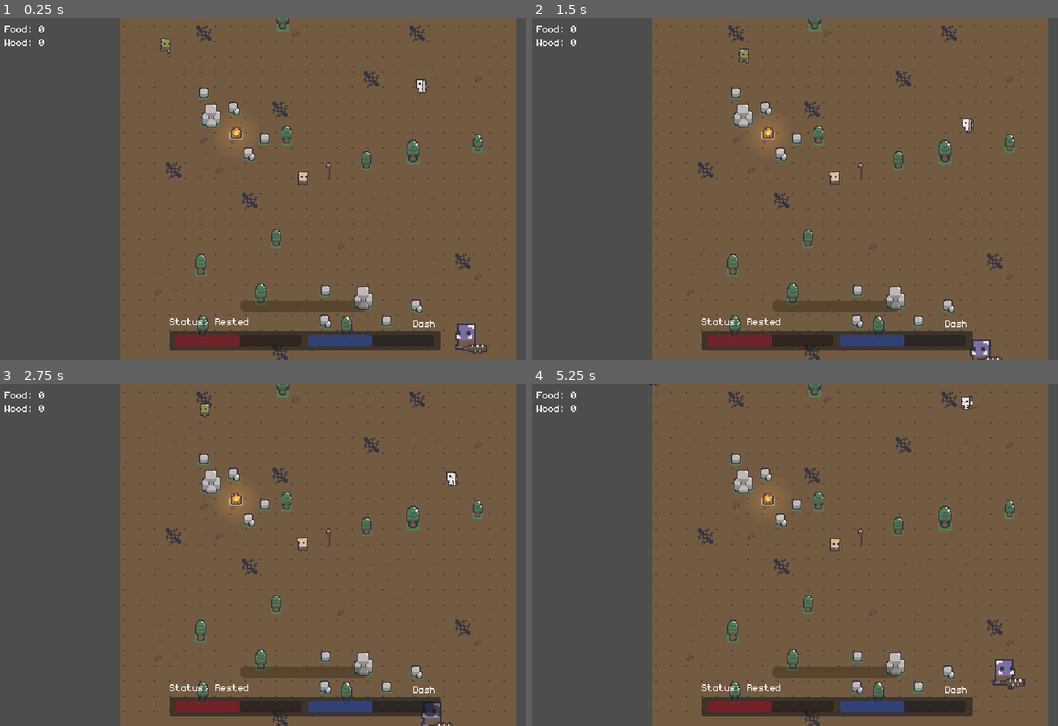
Above: before the commit, frames 1-4 (two rows, left to right).
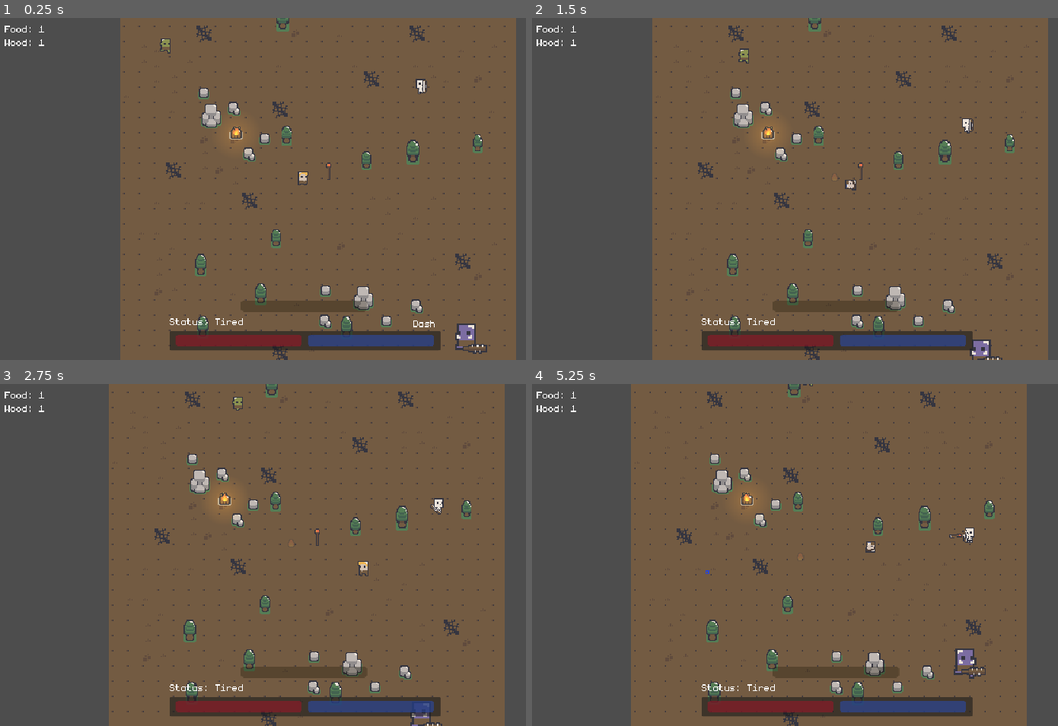
Above: after the commit, the same moments.

Repository: qmarsala/DeliciousDungeon
Game: Godot game, scene res://scenes/debug.tscn
Two runs of this game, one before a commit and one after it. Both use one fixed random seed, a clock stepped at 60 frames per second and the inputs below. This scene is started directly instead of the project's main scene.
Inputs (mouse positions are in pixels of both pictures, inside the frame that each line leads up to):
- Up to frame 1 (0.25 s): no input
- Up to frame 2 (1.5 s): move the mouse to (805, 257) at 0.52 s; tap Q (basic_attack) at 0.6 s; move the mouse to (1015, 240) at 1.27 s; right-click (1015, 240) at 1.35 s
- Up to frame 3 (2.75 s): move the mouse to (120, 503) at 2.02 s; tap W (heavy_attack) at 2.1 s
- Up to frame 4 (5.25 s): move the mouse to (863, 555) at 2.77 s; tap E (interact) at 2.85 s; move the mouse to (742, 469) at 3.52 s; press the mouse at (742, 469) at 3.53 s; move the mouse to (968, 537) at 4.27 s; release the mouse at (968, 537) at 4.28 s; tap Q (basic_attack) at 4.35 s; move the mouse to (710, 572) at 5.02 s; hold Right mouse button (dash) from 5.03 s (still down)

The runs differ from the first frame. In frame 1, 0.8% of the frame differs, in the area x 7-83%, y 2-96%; in frame 2, 1.0%; in frame 3, 11%; in frame 4, 15%, in the area x 7-99%, y 0-100%.
Error before the commit: Parse Error: Could not find type "Weapon" in the current scope. (res://assets/scripts/player/player.gd:82)
Error after the commit: Invalid call. Nonexistent function 'is_dead' in base 'Nil'. (res://assets/scripts/player/magic_attack.gd:47)

Commit message:
poc moving ability to weapon instead of on player

Diff:
--- /dev/null
+++ b/src/assets/scripts/items/weapon.gd
@@ -0,0 +1,9 @@
+class_name Weapon
+extends Node2D
+
+var player: Player
+
+func init(p: Player):
+	for a in $Abilities.get_children():
+		if a is MagicAttack: #todo: ability contract
+			a.init(p)
--- a/src/assets/scripts/player/magic_attack.gd
+++ b/src/assets/scripts/player/magic_attack.gd
@@ -1,16 +1,16 @@
 extends Node
 class_name MagicAttack
 
-signal attack()
-signal attack_charge(value: float)
-
 #todo: could 'swap' spells from a spell book
 @export var spell_data: SpellData
-@export var player: Player # todo: not sure I like this, though it is like a component - maybe its ok?
 @onready var cooldown_timer: Timer = $CooldownTimer
 @onready var cast_timer: Timer = $CastTimer
 
 var is_on_cooldown = false
+var player: Player # todo: not sure I like this, though it is like a component - maybe its ok?
+
+func init(p: Player):
+	player = p
 
 func _unhandled_input(event: InputEvent) -> void:
 	if event.is_action_pressed(spell_data.attack_action) and not is_on_cooldown:
@@ -19,16 +19,20 @@
 		cooldown_timer.start(spell_data.cooldown + spell_data.cast_time)
 
 func _process(delta: float) -> void:
+	if player == null: return
 	if not player.weapon_equipped:
 		$MagicAttackIndicator.hide()
 	else:
 		$MagicAttackIndicator.show()
 		$MagicAttackIndicator.global_position = get_magic_attack_location()
+	if !cast_timer.is_stopped():
+		SignalBusService.AttackCharge.emit(cast_timer.time_left, spell_data.cast_time)
 
 func cast_at_location(target_location):
 	#todo: show cast timer
-	var spell_instance = spell_data.spell.instantiate() as Spell
+	var spell_instance = spell_data.spell.instantiate()
 	spell_instance.global_position = target_location
+	spell_instance.init(spell_data.damage)
 	#todo: how to play this at a spot? seems to get weird when inside our non node2d
 	# maybe sound service can handle that? also only needed if we want things to react
 	# to sound with a listener
--- a/src/assets/scripts/player/player.gd
+++ b/src/assets/scripts/player/player.gd
@@ -19,8 +19,6 @@
 @onready var hand: Node2D = $Hand
 @onready var interaction_ray_cast: RayCast2D = $InteractionRayCast
 
-#todo: use 'pickup' to get a weapon that enables these attacks
-@onready var magic_attack: MagicAttack = $MagicAttack
 @onready var move_destination_indicator: Sprite2D = $MoveIndicator
 @onready var rest_timer: Timer = $RestTimer
 
@@ -46,7 +44,7 @@
 var is_hill: bool
 
 #temp:
-var weapon: Sprite2D
+var weapon: Weapon
 var weapon_equipped: bool
 
 func _ready() -> void:
@@ -79,10 +77,11 @@
 
 func pickup(item: Item):
 	print("picked up: " + item.name)
-	if item is Weapon:
+	if item is WeaponData: # don't love that we have weapon and weapon data, maybe that is normal?
 		var weaponScene = item.scene
-		var weaponInstance = weaponScene.instantiate() as Sprite2D
+		var weaponInstance = weaponScene.instantiate() as Weapon
 		weapon = weaponInstance
+		weapon.init(self)
 		weapon_equipped = true
 		hand.add_child.call_deferred(weaponInstance)
 	else:
--- a/src/assets/scripts/signal_bus.gd
+++ b/src/assets/scripts/signal_bus.gd
@@ -14,3 +14,6 @@
 signal EnemyDied(enemy_id: int)
 signal ActionPerformed(action_id: int)
 signal QuestCompleted(quest: Quest)
+
+#how do we want to communicate to the ui componens? signal bus?
+signal AttackCharge(time_left: float, total_time: float)
--- a/src/assets/scripts/ui/player_ui.gd
+++ b/src/assets/scripts/ui/player_ui.gd
@@ -13,19 +13,15 @@
 
 var dash_icon_hidden = false
 
+func _ready() -> void:
+	SignalBusService.AttackCharge.connect(update_charge_bar)
+
 func _process(delta: float) -> void:
 	update_health_bar(player.health)
 	update_hunger_bar(player.nutrition)
 	update_food_count(player.player_items[Enums.Items.Food])
 	update_wood_count(player.player_items[Enums.Items.Wood])
 	update_status_label(player.rest_is_cooldown)
-	# todo: need a better way to wire up the cast bar
-	# don't like going into the magic_attack.cast_timer
-	# probably want signals for this? so we don't need to check weapon equipped here?
-	if player.weapon_equipped and not player.magic_attack.cast_timer.is_stopped():
-		update_charge_bar(100 - (player.magic_attack.cast_timer.time_left/player.magic_attack.spell_data.cast_time) * 100)
-	else:
-		update_charge_bar(0)
 	if player.is_dash_cooldown:
 		dash_icon.hide()
 		dash_icon_hidden = true
@@ -60,9 +56,10 @@
 			status_text = "Starving"
 		status_label.text = "Status: " + status_text
 
-func update_charge_bar(charge):
+func update_charge_bar(time_left: float, total_time: float):
 	if charged_attack_bar:
-		if charge == 0:
+		var charge = 100 - (time_left / total_time) * 100
+		if charge <= 1 or charge >= 99:
 			charged_attack_bar.hide()
 		else:
 			charged_attack_bar.show()
--- a/src/scenes/items/staff_of_fire.tscn
+++ b/src/scenes/items/staff_of_fire.tscn
@@ -1,10 +1,41 @@
-[gd_scene load_steps=2 format=3 uid="uid://btrke7rn4blxm"]
+[gd_scene load_steps=7 format=3 uid="uid://btrke7rn4blxm"]
 
+[ext_resource type="Script" path="res://assets/scripts/items/weapon.gd" id="1_7dyo7"]
 [ext_resource type="Texture2D" uid="uid://cqyuvlxinqtqc" path="res://assets/sprites/dungeon/weapons_.png" id="1_hhwgu"]
+[ext_resource type="Script" path="res://assets/scripts/player/magic_attack.gd" id="2_j7ahm"]
+[ext_resource type="Resource" uid="uid://chw5576wg47v4" path="res://assets/data/conflagrate.tres" id="3_i3gh3"]
+[ext_resource type="AudioStream" uid="uid://ck2wkfdfp2hij" path="res://assets/audio/Explosion.wav" id="4_rcbxt"]
+[ext_resource type="Texture2D" uid="uid://cdk267i0i80jy" path="res://assets/sprites/dungeon/fire_.png" id="5_ew75c"]
 
-[node name="StaffOfFire" type="Sprite2D"]
+[node name="StaffOfFire" type="Node2D"]
+scale = Vector2(0.75, 0.75)
+script = ExtResource("1_7dyo7")
+
+[node name="Sprite2D" type="Sprite2D" parent="."]
 z_as_relative = false
-scale = Vector2(0.75, 0.75)
 texture = ExtResource("1_hhwgu")
 region_enabled = true
 region_rect = Rect2(2, 72, 8, 24)
+
+[node name="Abilities" type="Node" parent="."]
+
+[node name="MagicAttack" type="Node" parent="Abilities"]
+script = ExtResource("2_j7ahm")
+spell_data = ExtResource("3_i3gh3")
+
+[node name="CooldownTimer" type="Timer" parent="Abilities/MagicAttack"]
+
+[node name="CastTimer" type="Timer" parent="Abilities/MagicAttack"]
+
+[node name="PlayerSpellSound" type="AudioStreamPlayer" parent="Abilities/MagicAttack"]
+stream = ExtResource("4_rcbxt")
+volume_db = -15.0
+
+[node name="MagicAttackIndicator" type="Sprite2D" parent="Abilities/MagicAttack"]
+self_modulate = Color(1, 1, 1, 0.196078)
+texture = ExtResource("5_ew75c")
+region_enabled = true
+region_rect = Rect2(20, 19, 8, 9)
+
+[connection signal="timeout" from="Abilities/MagicAttack/CooldownTimer" to="Abilities/MagicAttack" method="_on_cooldown_timer_timeout"]
+[connection signal="timeout" from="Abilities/MagicAttack/CastTimer" to="Abilities/MagicAttack" method="_on_cast_timer_timeout"]
--- a/src/scenes/player.tscn
+++ b/src/scenes/player.tscn
@@ -1,21 +1,17 @@
-[gd_scene load_steps=47 format=3 uid="uid://y4ktplof8y3c"]
+[gd_scene load_steps=43 format=3 uid="uid://y4ktplof8y3c"]
 
 [ext_resource type="Texture2D" uid="uid://b3ehlqk2i520t" path="res://assets/sprites/dungeon/mHero_.png" id="1_0cxf1"]
 [ext_resource type="Script" path="res://assets/scripts/player/player.gd" id="1_511jo"]
 [ext_resource type="Texture2D" uid="uid://b7ktjn6ru0i4a" path="res://assets/sprites/playerSprites_ [version 1.0]/mPlayer_ [human].png" id="2_35top"]
-[ext_resource type="Script" path="res://assets/scripts/player/magic_attack.gd" id="2_tx3l7"]
 [ext_resource type="PackedScene" uid="uid://ydoamsvkvmjd" path="res://scenes/components/health_component.tscn" id="2_vxtdb"]
 [ext_resource type="PackedScene" uid="uid://ckf187c4wqwck" path="res://scenes/components/movement_component.tscn" id="3_fvtna"]
 [ext_resource type="Script" path="res://assets/scripts/player/player_states/player_state_machine.gd" id="4_qkuth"]
 [ext_resource type="PackedScene" uid="uid://c5oj53s80lw1c" path="res://scenes/components/hitbox.tscn" id="4_r4pyj"]
 [ext_resource type="Script" path="res://assets/scripts/player/player_states/player_idle_state.gd" id="5_xp3sm"]
 [ext_resource type="Script" path="res://assets/scripts/player/player_states/player_dash_state.gd" id="6_0evq3"]
-[ext_resource type="Resource" uid="uid://chw5576wg47v4" path="res://assets/data/conflagrate.tres" id="6_8gct0"]
 [ext_resource type="Script" path="res://assets/scripts/player/player_states/player_move_state.gd" id="7_bwmhs"]
-[ext_resource type="Texture2D" uid="uid://cdk267i0i80jy" path="res://assets/sprites/dungeon/fire_.png" id="7_kg3fl"]
 [ext_resource type="Script" path="res://assets/scripts/player/player_states/player_dead_state.gd" id="8_o8qu8"]
 [ext_resource type="Texture2D" uid="uid://bp0ujgfwrrxai" path="res://assets/sprites/camelot/merlin_.png" id="8_t1qvo"]
-[ext_resource type="AudioStream" uid="uid://ck2wkfdfp2hij" path="res://assets/audio/Explosion.wav" id="16_rsfy3"]
 [ext_resource type="AudioStream" uid="uid://dup3swn76q3oi" path="res://assets/audio/PlayerRest.wav" id="17_clfv3"]
 
 [sub_resource type="AtlasTexture" id="AtlasTexture_bqaof"]
@@ -289,25 +285,6 @@
 character = NodePath("..")
 character_sprite = NodePath("../CharacterSprite")
 
-[node name="MagicAttack" type="Node" parent="." node_paths=PackedStringArray("player")]
-script = ExtResource("2_tx3l7")
-spell_data = ExtResource("6_8gct0")
-player = NodePath("..")
-
-[node name="CooldownTimer" type="Timer" parent="MagicAttack"]
-
-[node name="CastTimer" type="Timer" parent="MagicAttack"]
-
-[node name="PlayerSpellSound" type="AudioStreamPlayer" parent="MagicAttack"]
-stream = ExtResource("16_rsfy3")
-volume_db = -15.0
-
-[node name="MagicAttackIndicator" type="Sprite2D" parent="MagicAttack"]
-self_modulate = Color(1, 1, 1, 0.196078)
-texture = ExtResource("7_kg3fl")
-region_enabled = true
-region_rect = Rect2(20, 19, 8, 9)
-
 [node name="StateMachine" type="Node" parent="." node_paths=PackedStringArray("initial_state")]
 script = ExtResource("4_qkuth")
 initial_state = NodePath("IdleState")
@@ -350,7 +327,5 @@
 volume_db = -20.0
 
 [connection signal="HealthDepleted" from="HealthComponent" to="." method="_on_health_depleted"]
-[connection signal="timeout" from="MagicAttack/CooldownTimer" to="MagicAttack" method="_on_cooldown_timer_timeout"]
-[connection signal="timeout" from="MagicAttack/CastTimer" to="MagicAttack" method="_on_cast_timer_timeout"]
 [connection signal="timeout" from="HungerTimer" to="." method="_on_hunger_timer_timeout"]
 [connection signal="timeout" from="RestTimer" to="." method="_on_rest_timer_timeout"]
